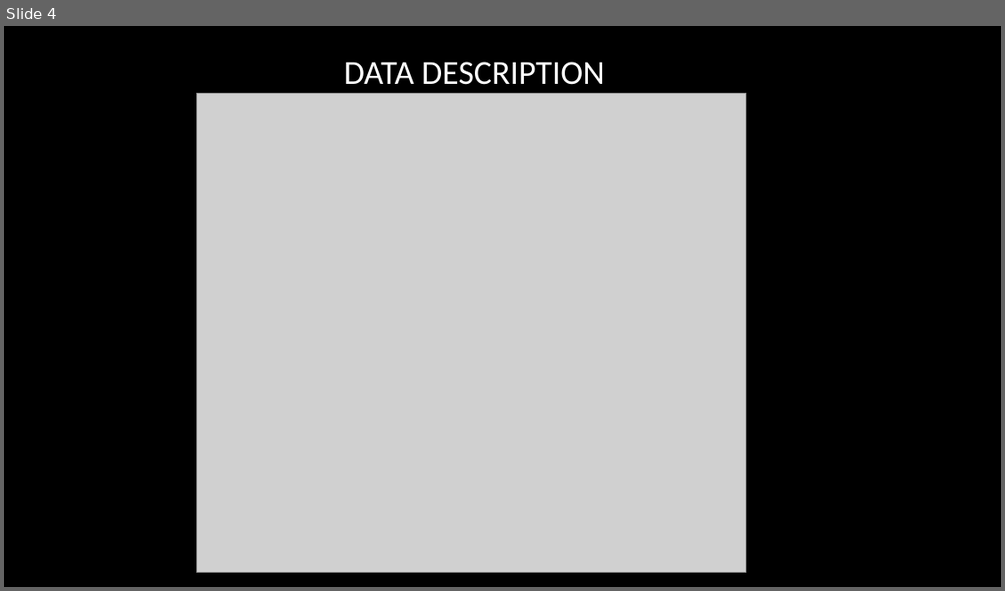
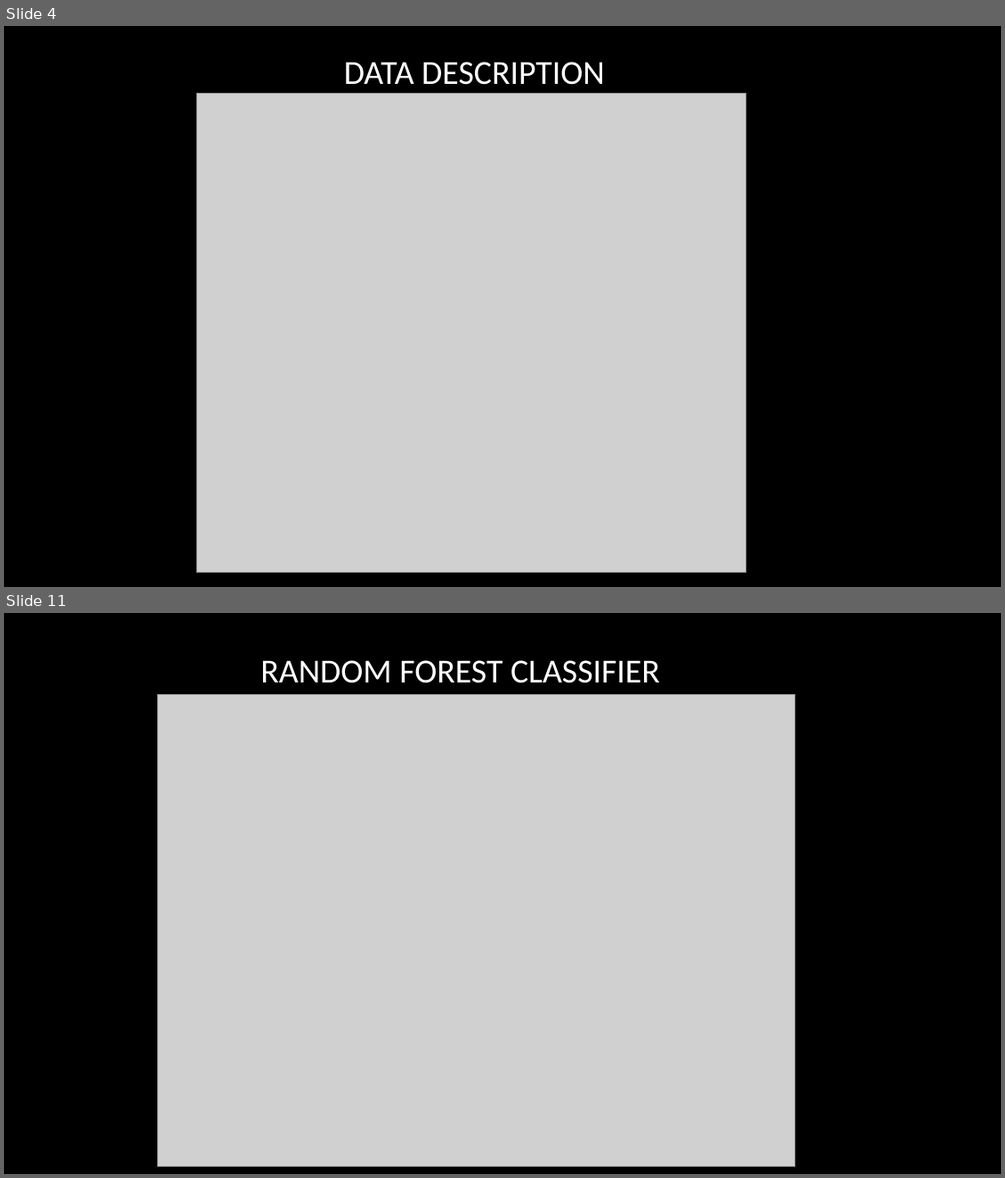
Before and after one commit to rajgupta-github/MachineLearning-with-Python, a slide deck: projects/PrudentialInsurancePrediction/MLFoundation Project - Insurance risk prediction.pptx. Shown one above the other, each under a label of ours: slide 4 before the commit, slides 4 and 11 after it; the slides between them are not shown. The pictures are 1005x591 and 1005x1178 pixels, drawn with LibreOffice and Linux fonts; fonts in the diff are those of the drawing; grey boxes stand for pictures; background and template pictures are left out. Boxes give left, top, right and bottom in pixels: in the first picture for what was removed or moved away, otherwise in the second. Text is boxed around its words. In the diff, an @@ line names an element or a change of style, - is before the commit and + after.

```diff
--- a/projects/PrudentialInsurancePrediction/MLFoundation Project - Insurance risk prediction.pptx
+++ b/projects/PrudentialInsurancePrediction/MLFoundation Project - Insurance risk prediction.pptx
@@ slide 11 added at [4, 613, 1001, 1174], background picture (left out) @@
@@ title added at [260, 660, 660, 683], 32.4 pt, text #FFFFFF @@
+RANDOM FOREST CLASSIFIER
@@ picture added at [157, 695, 794, 1167] @@
```
Also in this commit, not shown: 5 slides changed, 6 other slides added, 5 other files.
